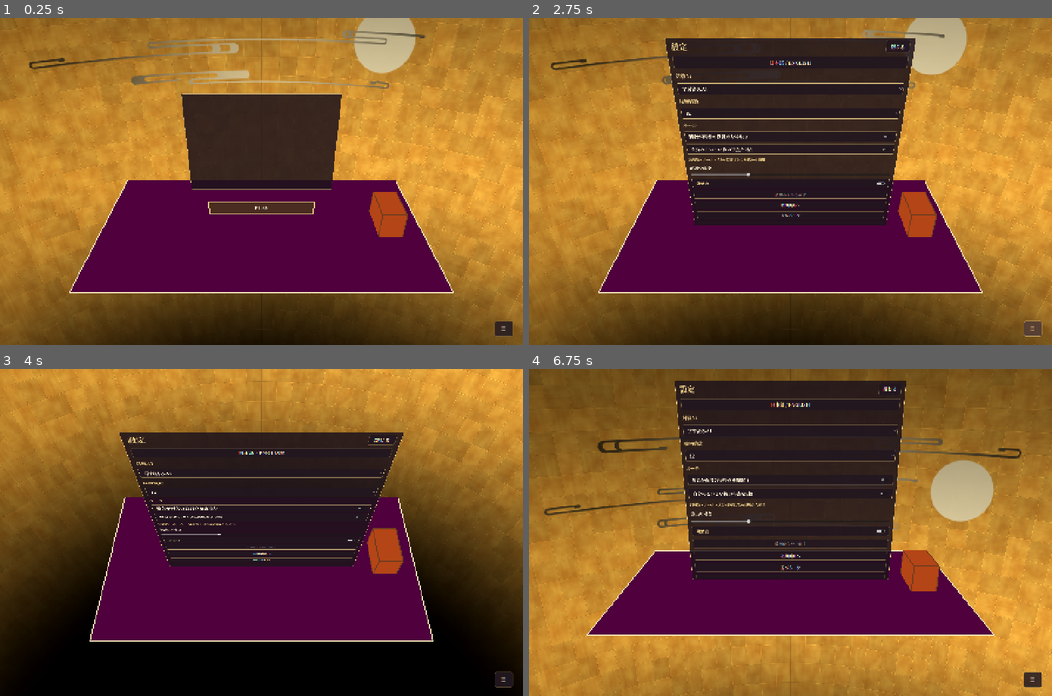
Above: before the commit, frames 1-4 (two rows, left to right).
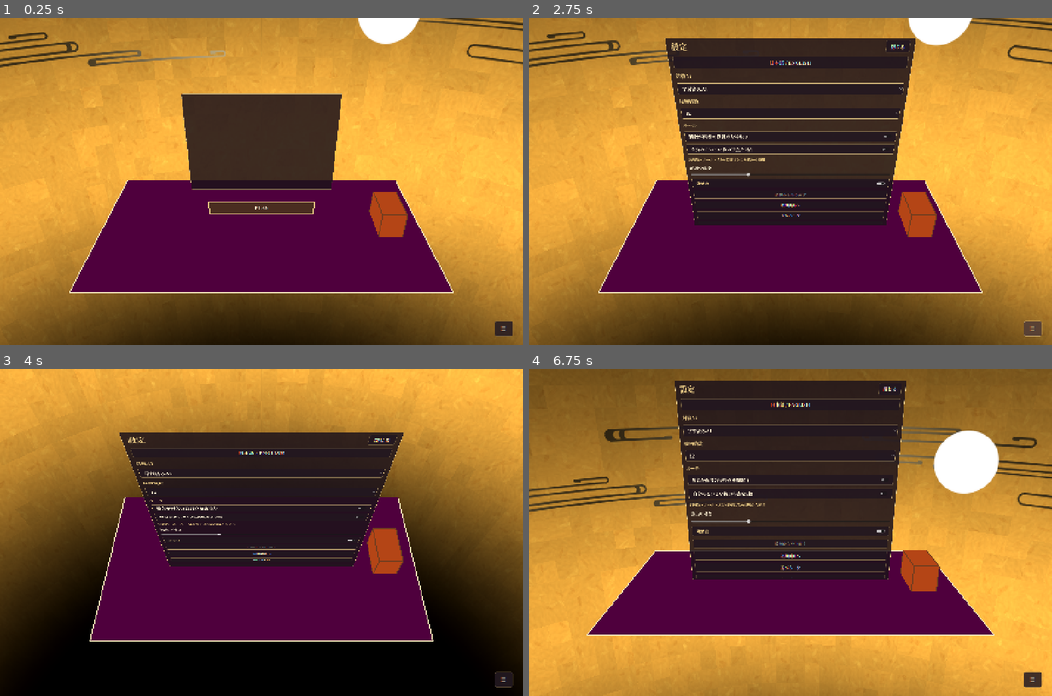
Above: after the commit, the same moments.

Repository: sheetau/koikoi
Game: Godot game, scene res://main.tscn
Two runs of this game, one before a commit and one after it. Both use one fixed random seed, a clock stepped at 60 frames per second and the inputs below. Sound files missing from this copy of the repository are replaced by a short silence.
Inputs (mouse positions are in pixels of both pictures, inside the frame that each line leads up to):
- Up to frame 1 (0.25 s): no input
- Up to frame 2 (2.75 s): click "☰" at 0.5 s; click "☰" at 1.25 s; click "☰" at 2 s
- Up to frame 3 (4 s): tap Enter at 2.75 s; move the mouse to (376, 516) at 2.77 s; click (376, 516) at 2.92 s; drag from (156, 548) to (235, 597) at 3.52 s
- Up to frame 4 (6.75 s): tap Space at 4.25 s; move the mouse to (842, 460) at 4.27 s; click (842, 460) at 4.42 s; tap Enter at 5 s; drag from (764, 597) to (633, 483) at 5.02 s; move the mouse to (947, 581) at 5.77 s; click (947, 581) at 5.92 s; drag from (633, 483) to (712, 450) at 6.52 s

The runs differ from the first frame. In frame 1, 42% of the frame differs, in the area x 0-100%, y 0-100%; in frame 2, 33%; in frame 3, 16%; in frame 4, 34%.

Commit message:
Disperse animated clouds and refine gold sky with a shorter stock pause

Diff:
--- a/game/gold_sky.gdshader
+++ b/game/gold_sky.gdshader
@@ -3,56 +3,76 @@
 uniform sampler2D cloud_mask : repeat_enable, filter_linear;
 uniform float animation_time = -1.0;
 float hash(vec2 p) { return fract(sin(dot(p,vec2(127.1,311.7)))*43758.5453); }
+float crease(float distance, float along, vec2 key) {
+ key.x=mod(key.x,144.0);
+ float strength=smoothstep(0.3,0.9,hash(key));
+ strength*=mix(0.15+hash(key+8.0)*0.85,0.15+hash(key+19.0)*0.85,smoothstep(0.0,1.0,along));
+ float direction=hash(key+41.0)>0.5 ? 1.0 : -1.0;
+ return strength*(exp(-abs(distance-direction*0.012)*140.0)*0.07-exp(-abs(distance)*170.0)*0.05);
+}
+float brush(vec2 point, vec2 key, float roughness) {
+ float result=0.0;
+ for(int i=0;i<5;i++) {
+  vec2 seed=key+float(i)*13.0;
+  vec2 center=vec2(hash(seed+2.0),hash(seed+5.0))-0.5;
+  float angle=(hash(seed+9.0)-0.5)*2.4;
+  mat2 rotation=mat2(vec2(cos(angle),sin(angle)),vec2(-sin(angle),cos(angle)));
+  vec2 q=rotation*(point-center);
+  vec2 size=vec2(0.16+hash(seed+15.0)*0.22,0.055+hash(seed+21.0)*0.08);
+  float edge=length(q/size)+(roughness-0.5)*0.55;
+  float coverage=1.0-smoothstep(0.7,1.05,edge);
+  float bristles=0.8+0.2*sin(q.y*310.0+roughness*4.0);
+  result+=coverage*bristles*(hash(seed+31.0)-0.5);
+ }
+ return result;
+}
 void sky() {
-	vec2 uv=SKY_COORDS;
-	float seconds=animation_time<0.0 ? TIME : animation_time;
-	vec2 tile=uv*vec2(144.0,72.0);
-	vec2 cell=floor(tile), f=fract(tile);
-	vec2 grain_uv=uv*vec2(4.0,2.0);
-	float height=texture(foil,grain_uv).r;
-	float dx=texture(foil,grain_uv+vec2(0.001,0.0)).r-height;
-	float dy=texture(foil,grain_uv+vec2(0.0,0.001)).r-height;
-	float fine=texture(foil,grain_uv*3.0).r;
-	float brush_a=texture(foil,uv*vec2(2.0,18.0)+vec2(0.13,0.31)).r;
-	float brush_b=texture(foil,uv*vec2(20.0,1.0)+vec2(0.43,0.17)).r;
-	float brush=mix(brush_a,brush_b,hash(cell+31.0));
-	vec3 n=-normalize(EYEDIR);
-	vec3 tangent=normalize(cross(vec3(0.0,1.0,0.0),n)+vec3(0.00001,0.0,0.0));
-	vec3 bitangent=cross(n,tangent);
-	vec2 fold=(vec2(hash(cell),hash(cell+17.0))-0.5)*0.045;
-	vec3 normal=normalize(n+tangent*(dx*0.35+fold.x)+bitangent*(dy*0.35+fold.y));
-	vec3 reflected=reflect(normalize(EYEDIR),normal);
-	// Broad soft-box reflections in wrinkled metal; normals, seams and
-	// roughness stay fixed to the sphere when the camera is moved.
-	float broad=pow(max(0.0,dot(reflected,normalize(vec3(-0.35,0.45,0.82)))),3.0);
-	float second=pow(max(0.0,dot(reflected,normalize(vec3(0.8,-0.1,-0.6)))),5.0);
-	float rough=0.55+0.45*fine;
-	// Warm broad pigment variation and directional brush grain, without
-	// the dark high-frequency mottling of the earlier foil.
-	float pigment=clamp(0.25+height*0.60+brush*0.15,0.0,1.0);
-	vec3 gold=mix(vec3(0.66,0.36,0.075),vec3(0.86,0.65,0.24),pigment);
-	gold*=0.91+hash(cell)*0.13+(brush-0.5)*0.10;
-	gold+=vec3(0.18,0.14,0.065)*(broad+second*0.42)*rough;
-	vec2 edge=min(f,1.0-f);
-	float seam=exp(-min(edge.x,edge.y)*220.0);
-	float rim=exp(-min(abs(f.x-0.018),abs(f.y-0.018))*180.0);
-	gold=gold*(1.0-seam*0.17)+vec3(0.15,0.12,0.055)*rim*(0.5+broad);
-	vec2 sun=vec2(fract(uv.x-seconds*0.003-0.045+0.5)-0.5,uv.y-0.57);
-	sun.x*=2.0;
-	float disc=1.0-smoothstep(0.021,0.022,length(sun));
-	gold=mix(gold,vec3(0.98,0.92,0.73),disc*0.94);
-	float cloud_u=fract(uv.x-seconds*0.0013);
-	float cloud_y=(uv.y-0.42)/0.25;
-	float cloud=texture(cloud_mask,vec2(cloud_u,clamp(cloud_y,0.0,1.0))).a;
-	cloud*=step(0.0,cloud_y)*step(cloud_y,1.0);
-	// One broad light/dark cycle per sixth of the panorama: five times
-	// the previous gradient wavelength, independent of each U's width.
-	float tone=0.5+0.5*cos(cloud_u*6.0*6.2831853);
-	gold=mix(gold,mix(vec3(0.16,0.14,0.10),vec3(0.94,0.87,0.68),tone),cloud*0.86);
-	// Fixed world latitudes, with a restrained upper shade and deep lower
-	// falloff. Pole patterns disappear without a camera-following vignette.
-	float upper=mix(0.48,1.0,smoothstep(0.46,0.66,uv.y));
-	float lower=1.0-smoothstep(0.66,0.84,uv.y);
-	float pole=smoothstep(0.025,0.14,uv.y);
-	COLOR=mix(vec3(0.025,0.017,0.009),gold,upper*lower*pole);
+ vec2 uv=SKY_COORDS;
+ float seconds=animation_time<0.0 ? TIME : animation_time;
+ vec2 tile=uv*vec2(144.0,72.0), cell=floor(tile), f=fract(tile);
+ // Every foil face has its own rotated, translated brush patch. Short
+ // irregular dabs replace long directional lines and global shared noise.
+ float angle=hash(cell+3.0)*6.2831853;
+ mat2 rotation=mat2(vec2(cos(angle),sin(angle)),vec2(-sin(angle),cos(angle)));
+ vec2 local=rotation*(f-0.5);
+ vec2 offset=vec2(hash(cell+7.0),hash(cell+23.0));
+ vec2 patch_uv=local*vec2(0.12,0.08)+offset;
+ float paint=texture(foil,patch_uv).r;
+ float dabs=texture(foil,local*vec2(0.27,0.19)+offset+0.37).r;
+ float pigment=0.5+(paint-0.5)*0.24+brush(local,cell,dabs)*0.65;
+ float grain=texture(foil,local*1.7+offset).r-0.5;
+ float dx=texture(foil,patch_uv+vec2(0.001,0.0)).r-paint;
+ float dy=texture(foil,patch_uv+vec2(0.0,0.001)).r-paint;
+ vec3 n=-normalize(EYEDIR);
+ vec3 tangent=normalize(cross(vec3(0.0,1.0,0.0),n)+vec3(0.00001,0.0,0.0));
+ vec3 bitangent=cross(n,tangent);
+ vec2 fold=(vec2(hash(cell),hash(cell+17.0))-0.5)*0.035;
+ vec3 normal=normalize(n+tangent*(dx*0.5+fold.x)+bitangent*(dy*0.5+fold.y));
+ vec3 reflected=reflect(normalize(EYEDIR),normal);
+ float broad=pow(max(0.0,dot(reflected,normalize(vec3(-0.35,0.45,0.82)))),3.0);
+ float second=pow(max(0.0,dot(reflected,normalize(vec3(0.8,-0.1,-0.6)))),5.0);
+ vec3 gold=mix(vec3(0.68,0.39,0.10),vec3(0.88,0.67,0.26),0.25+pigment*0.65);
+ gold*=0.94+hash(cell+59.0)*0.10+grain*0.018;
+ gold+=vec3(1.0,0.76,0.34)*(dx-dy)*0.5;
+ gold+=vec3(0.13,0.10,0.04)*(broad+second*0.42);
+ float edge_x=f.x<0.5 ? f.x : f.x-1.0;
+ float edge_y=f.y<0.5 ? f.y : f.y-1.0;
+ gold+=vec3(1.0,0.76,0.34)*(crease(edge_x,f.y,cell+vec2(f.x<0.5 ? 0.0 : 1.0,0.0))+crease(edge_y,f.x,cell.yx+vec2(f.y<0.5 ? 0.0 : 1.0,43.0)));
+ float central=exp(-pow((uv.y-0.635)/0.13,2.0));
+ gold+=vec3(0.15,0.12,0.045)*central;
+ float cloud_u=fract(uv.x-seconds*0.0013);
+ float cloud_y=(uv.y-0.42)/0.25;
+ float cloud=texture(cloud_mask,vec2(cloud_u,clamp(cloud_y,0.0,1.0))).a;
+ cloud*=step(0.0,cloud_y)*step(cloud_y,1.0);
+ float tone=0.5+0.5*cos(cloud_u*6.0*6.2831853);
+ gold=mix(gold,mix(vec3(0.16,0.14,0.10),vec3(0.94,0.87,0.68),tone),cloud*0.86);
+ float upper=mix(0.48,1.0,smoothstep(0.46,0.66,uv.y));
+ float lower=1.0-smoothstep(0.66,0.84,uv.y);
+ float pole=smoothstep(0.025,0.14,uv.y);
+ vec3 background=mix(vec3(0.025,0.017,0.009),gold,upper*lower*pole);
+ vec2 sun=vec2(fract(uv.x-seconds*0.003-0.045+0.5)-0.5,uv.y-0.55);
+ sun.x*=2.0;
+ float disc=1.0-smoothstep(0.021,0.022,length(sun));
+ // White sunlight is independent of the golden surface's shadow/tint.
+ COLOR=mix(background,vec3(1.0),disc);
 }
--- a/game/sky_clouds.gd
+++ b/game/sky_clouds.gd
@@ -1,16 +1,19 @@
 extends Node2D
-## User-drawn cloud centerlines: circular turns, swept U bands and rigid Y.
+## Circular cloud turns joined by independently extensible horizontal spans.
 const WIDTH := 4096.0
 const STROKE := 10.0
 const CLOUD_SCALE := 0.25
+const SLOT := WIDTH/4
 var shapes: Array = JSON.parse_string(FileAccess.get_file_as_string("res://assets/sky/cloud_shapes.json"))
 var clouds: Array = []
 var clock := 0.0
 var accumulator := 0.0
 var rng := RandomNumberGenerator.new()
 func _ready() -> void:
-	rng.seed = 60239 # Presentation randomness is independent of game state.
-	for index in range(6):
+	rng.seed = 60239
+	# Four separated slots in each of three lanes. Staggering the lanes
+	# covers the full panorama without ever stacking more than three clouds.
+	for index in range(12):
 		var shape: Dictionary = shapes[index%shapes.size()].duplicate(true)
 		var anchors: Array[float] = []
 		for arc in shape.arcs: anchors.append(arc[0])
@@ -21,44 +24,80 @@
 			if clusters.is_empty() or x-clusters[-1].high>160:
 				clusters.append({"low":x,"high":x})
 			else: clusters[-1].high = x
+		var fixed := 0.0
+		var minimum := 0.0
+		var weights: Array[float] = []
 		for i in range(clusters.size()):
-			var group: Dictionary = clusters[i]
-			var margin := 140.0
-			if i>0: margin = minf(margin,(group.low-clusters[i-1].high)*0.20)
-			if i+1<clusters.size(): margin = minf(margin,(clusters[i+1].low-group.high)*0.20)
-			group.track = track(margin)
+			fixed += clusters[i].high-clusters[i].low
+			if i>0:
+				var gap: float = clusters[i].low-clusters[i-1].high
+				clusters[i].minimum = maxf(130,gap*0.9)
+				minimum += clusters[i].minimum
+				weights.append(gap*rng.randf_range(0.7,1.3))
+		var extra := (SLOT-100)/CLOUD_SCALE-70-fixed-minimum
+		var weight_sum: float = weights.reduce(func(a,b):return a+b,0.0)
+		for i in range(1,clusters.size()):
+			clusters[i].track = track(clusters[i].minimum,clusters[i].minimum+extra*weights[i-1]/weight_sum)
 		var bands: Array = []
 		for band in shape.bands:
-			# Original bands sit on the inside of their parent turn. Keep their
-			# entire swept interval in that corridor, including the stroke.
-			bands.append({"drift":track(1.0),"width":track(1.0)})
-		var scale_factor: float = CLOUD_SCALE
-		clouds.append({"shape":shape,"clusters":clusters,"bands":bands,"scale":scale_factor,
-			"origin":Vector2((index%2)*2048-300+rng.randf_range(-100,100),235+(index/2)*60),"drift":track(70.0)})
+			var parent: float = band[0] if band[4]<0 else band[1]
+			var reference: float = parent
+			var distance := INF
+			for arc in shape.arcs:
+				if arc[3]!=band[4] or absf(minf(arc[1],arc[2])-band[2])>0.05: continue
+				var d: float = absf(arc[0]-reference)
+				if d<distance:
+					distance = d
+					parent = arc[0]
+			bands.append({"parent":parent,"attached":distance<0.05,"drift":track(0,1),"width":track(0,1)})
+		clouds.append({"shape":shape,"clusters":clusters,"bands":bands,"scale":CLOUD_SCALE,
+			"origin":Vector2((index%4)*SLOT+(index/4)*SLOT/3,220+(index/4)*40),
+			"mirror":-1.0 if index%2 else 1.0,"drift":track(-12,12,100,170)})
 	queue_redraw()
-func track(amplitude: float) -> Dictionary:
-	return {"amplitude":amplitude,"f1":rng.randf_range(0.07,0.16),"f2":rng.randf_range(0.17,0.29),"p1":rng.randf()*TAU,"p2":rng.randf()*TAU}
+func track(low: float, high: float, shortest: float = 40, longest: float = 105) -> Dictionary:
+	# A track keeps its direction until reaching a corridor boundary. Each
+	# traversal lasts tens of seconds and eases to zero speed at the boundary.
+	return {"low":low,"high":high,"duration":rng.randf_range(shortest,longest),"phase":rng.randf_range(0,2)}
 func value(t: Dictionary, seconds: float) -> float:
-	return t.amplitude*(0.65*sin(seconds*t.f1+t.p1)+0.35*sin(seconds*t.f2+t.p2))
+	var phase := fposmod(seconds/t.duration+t.phase,2.0)
+	var progress := phase if phase<1.0 else 2.0-phase
+	return lerpf(t.low,t.high,0.5-0.5*cos(PI*progress))
+func offsets(cloud: Dictionary, seconds: float) -> PackedFloat32Array:
+	if cloud.get("offset_time",-1.0)==seconds: return cloud.offsets
+	var result := PackedFloat32Array([0.0])
+	for i in range(1,cloud.clusters.size()):
+		var before: Dictionary = cloud.clusters[i-1]
+		result.append(result[-1]+before.high-before.low+value(cloud.clusters[i].track,seconds))
+	var total: float = result[-1]+cloud.clusters[-1].high-cloud.clusters[-1].low
+	for i in range(result.size()): result[i] -= total/2
+	cloud.offset_time = seconds
+	cloud.offsets = result
+	return result
 func anchor(cloud: Dictionary, x: float, seconds: float) -> float:
-	var nearest: Dictionary = cloud.clusters[0]
+	var selected := 0
 	var distance := INF
-	for group in cloud.clusters:
+	for i in range(cloud.clusters.size()):
+		var group: Dictionary = cloud.clusters[i]
 		var gap := absf(x-clampf(x,group.low,group.high))
 		if gap<distance:
 			distance = gap
-			nearest = group
-	return x+value(nearest.track,seconds)
+			selected = i
+	return offsets(cloud,seconds)[selected]+x-cloud.clusters[selected].low
+func bounds(cloud: Dictionary, seconds: float) -> Vector2:
+	var positions := offsets(cloud,seconds)
+	var radius := 38.0 # Covers every circular turn plus the round stroke cap.
+	var half_width: float = (-positions[0]+radius)*cloud.scale
+	var center: float = cloud.origin.x+value(cloud.drift,seconds)
+	return Vector2(center-half_width,center+half_width)
 func band_interval(cloud: Dictionary, index: int, seconds: float) -> Vector2:
 	var band: Array = cloud.shape.bands[index]
 	var controls: Dictionary = cloud.bands[index]
-	var corridor: float = band[1]-band[0]
-	var phase: float = seconds*controls.width.f1+controls.width.p1+0.45*sin(seconds*controls.width.f2+controls.width.p2)
-	var width := corridor*(0.5+0.5*sin(phase))
-	var offset := (corridor-width)*(0.5+0.5*value(controls.drift,seconds))
-	var parent: float = band[0] if band[4]<0 else band[1]
-	var delta := anchor(cloud,parent,seconds)-parent
-	return Vector2(band[0]+offset+delta,band[0]+offset+width+delta)
+	var width: float = (band[1]-band[0])*value(controls.width,seconds)
+	var parent: float = anchor(cloud,controls.parent,seconds)
+	if controls.attached:
+		return Vector2(parent,parent+width) if band[4]<0 else Vector2(parent-width,parent)
+	var offset: float = (band[1]-band[0]-width)*value(controls.drift,seconds)
+	return Vector2(band[0]+offset,band[0]+offset+width)+Vector2.ONE*(parent-controls.parent)
 func semicircle(x: float, top: float, bottom: float, side: float) -> PackedVector2Array:
 	var points := PackedVector2Array()
 	var radius := (bottom-top)/2
@@ -71,8 +110,8 @@
 		var shape: Dictionary = cloud.shape
 		for wrap in [-WIDTH,0.0,WIDTH]:
 			var origin: Vector2 = cloud.origin+Vector2(wrap+value(cloud.drift,clock),0)
-			if origin.x>WIDTH+200 or origin.x+shape.size[0]*cloud.scale< -200: continue
-			draw_set_transform(origin,0,Vector2.ONE*cloud.scale)
+			if origin.x-SLOT/2>WIDTH or origin.x+SLOT/2<0: continue
+			draw_set_transform(origin,0,Vector2(cloud.mirror,1)*cloud.scale)
 			for line in shape.lines:
 				draw_line(Vector2(anchor(cloud,line[0],clock),line[2]),Vector2(anchor(cloud,line[1],clock),line[2]),Color.WHITE,STROKE,true)
 			for arc in shape.arcs:
--- a/game/table.gd
+++ b/game/table.gd
@@ -1303,7 +1303,7 @@
 		var matches: Array = view.field.filter(func(c):return int(c)/4==id/4)
 		var manual_choice: bool = int(event.player)==0 and matches.size()==2 and not equivalent_targets(matches)
 		if not manual_choice:
-			await wait_minimum(0.65,0.65)
+			await wait_minimum(0.325,0.325)
 	elif kind in ["capture", "place"]:
 		var card = known[int(event.card)]
 		if kind == "place":
--- a/game/tests/choice_check.gd
+++ b/game/tests/choice_check.gd
@@ -74,6 +74,6 @@
 		await table.animate_event({"kind":"draw","card":item[0],"player":item[2],"view":view})
 		timings.append(Time.get_ticks_msec()-began)
 		physics_frame.disconnect(watch)
-		check(timings[-1]>=650 and not moved[0],"Automatic draw skipped its stationary reveal beat")
+		check(timings[-1]>=325 and timings[-1]<550 and not moved[0],"Automatic draw skipped its stationary reveal beat")
 	print("GAME_CHOICE_CHECK failures=%d manual_ms=%d automatic_ms=%s"%[failures.size(),manual_ms,timings])
 	quit(0 if failures.is_empty() else 1)
--- a/game/tests/sky_check.gd
+++ b/game/tests/sky_check.gd
@@ -21,29 +21,52 @@
 	table.background_material.set_shader_parameter("animation_time",0.0)
 	check(clouds.shapes.size()==5,"User cloud variants were lost")
 	check(clouds.clouds.all(func(c):return is_equal_approx(c.scale,0.25)),"Cloud variants have unequal or oversized global scales")
+	check(clouds.clouds.size()==12,"Cloud panorama lacks dispersed variants")
+	var coverage_samples := 0
+	for seconds in range(0,601,5):
+		for x in range(0,4096,32):
+			var count := 0
+			for cloud in clouds.clouds:
+				var extent: Vector2 = clouds.bounds(cloud,seconds)
+				for wrap in [-4096,0,4096]:
+					if x>=extent.x+wrap and x<=extent.y+wrap: count += 1
+			check(count>0,"Panorama has an empty cloud longitude")
+			check(count<=3,"More than three clouds overlap vertically")
+			coverage_samples += 1
 	var samples := 0
 	for cloud in clouds.clouds:
 		var min_widths: Array = cloud.shape.bands.map(func(b):return INF)
 		var max_widths: Array = cloud.shape.bands.map(func(b):return 0.0)
 		var displacement_range := 0.0
+		var min_gaps: Array = cloud.clusters.map(func(c):return INF)
+		var max_gaps: Array = cloud.clusters.map(func(c):return -INF)
 		for seconds in range(0,601,2):
 			for i in range(1,cloud.clusters.size()):
 				var a: Dictionary = cloud.clusters[i-1]
 				var b: Dictionary = cloud.clusters[i]
 				var gap: float = clouds.anchor(cloud,b.low,seconds)-clouds.anchor(cloud,a.high,seconds)
 				check(gap>70.0,"Independent cloud turns approached within their circular clearance")
-				var da: float = clouds.anchor(cloud,a.low,seconds)-a.low
-				var db: float = clouds.anchor(cloud,b.low,seconds)-b.low
-				displacement_range = maxf(displacement_range,absf(da-db))
+				min_gaps[i] = minf(min_gaps[i],gap)
+				max_gaps[i] = maxf(max_gaps[i],gap)
+				displacement_range = maxf(displacement_range,max_gaps[i]-min_gaps[i])
+				var previous: float = clouds.value(b.track,seconds-1)
+				var current: float = clouds.value(b.track,seconds)
+				var next: float = clouds.value(b.track,seconds+1)
+				if (current-previous)*(next-current)<0:
+					check(minf(absf(current-b.track.low),absf(current-b.track.high))<(b.track.high-b.track.low)*0.002,"Cloud span reverses before its clearance boundary")
 			for i in range(cloud.shape.bands.size()):
 				var band: Array = cloud.shape.bands[i]
 				var interval: Vector2 = clouds.band_interval(cloud,i,seconds)
 				var width := interval.y-interval.x
+				var controls: Dictionary = cloud.bands[i]
+				if controls.attached:
+					var edge := interval.x if band[4]<0 else interval.y
+					check(absf(edge-clouds.anchor(cloud,controls.parent,seconds))<0.01,"First inner U detached from its parent")
 				check(width>=-0.001 and width<=band[1]-band[0]+0.001,"Swept U escaped its collision-safe corridor")
 				min_widths[i] = minf(min_widths[i],width)
 				max_widths[i] = maxf(max_widths[i],width)
 				samples += 1
-		check(displacement_range>10.0,"Cloud moves only as one rigid shape")
+		check(displacement_range>150.0,"Cloud moves only as one rigid shape")
 		for i in range(min_widths.size()):
 			var width: float = cloud.shape.bands[i][1]-cloud.shape.bands[i][0]
 			check(min_widths[i]<width*0.12 and max_widths[i]>width*0.85,"Double U does not broaden and collapse")
@@ -80,7 +103,41 @@
 	error /= rays.size()*3
 	check(error<0.04,"Background shade follows the camera")
 	table.camera.transform = saved
+	# Compare actual sky pixels with/without the cloud mask at each bearing.
+	# This also catches clouds that exist in the atlas but lie above the view.
+	var empty_image := Image.create(1,1,false,Image.FORMAT_RGBA8)
+	empty_image.fill(Color.TRANSPARENT)
+	var empty_texture := ImageTexture.create_from_image(empty_image)
+	var mask: Texture2D = table.sky_background.cloud_viewport.get_texture()
+	var min_visible := 100000
+	for seconds in [0.0,90.0]:
+		clouds.clock = seconds
+		clouds.queue_redraw()
+		for bearing in range(12):
+			table.camera.transform = saved
+			table.camera.rotate_y(bearing*TAU/12)
+			table.background_material.set_shader_parameter("cloud_mask",empty_texture)
+			var plain := await frame()
+			table.background_material.set_shader_parameter("cloud_mask",mask)
+			var drawn := await frame()
+			var visible_pixels := 0
+			for y in range(0,drawn.get_height()/2,4):
+				for x in range(0,drawn.get_width(),4):
+					var a := plain.get_pixel(x,y)
+					var b := drawn.get_pixel(x,y)
+					if absf(a.r-b.r)+absf(a.g-b.g)+absf(a.b-b.b)>0.08: visible_pixels += 1
+			min_visible = mini(min_visible,visible_pixels)
+	check(min_visible>20,"Clouds disappeared from the normal camera at a panorama bearing")
+	# The sun remains neutral white even inside the upper gold shadow.
+	var latitude := 0.55*PI
+	var longitude := 0.045*TAU
+	var sun_direction := Vector3(sin(longitude)*sin(latitude),cos(latitude),-cos(longitude)*sin(latitude))
+	table.camera.look_at(table.camera.position+sun_direction)
+	var sun_frame := await frame()
+	var sun_color := sun_frame.get_pixel(sun_frame.get_width()/2,sun_frame.get_height()/2)
+	check(minf(sun_color.r,minf(sun_color.g,sun_color.b))>0.98,"Sun is tinted or darkened by the gold background")
+	table.camera.transform = saved
 	table.visible = true
 	await table.screenshot("sky_final")
-	print("GAME_SKY_CHECK failures=%d motion_samples=%d world_ray_error=%.5f"%[failures.size(),samples,error])
+	print("GAME_SKY_CHECK failures=%d motion_samples=%d coverage_samples=%d min_visible_cloud_samples=%d world_ray_error=%.5f"%[failures.size(),samples,coverage_samples,min_visible,error])
 	quit(0 if failures.is_empty() else 1)
Not shown, changed: docs/DASHBOARD.md
Not shown, changed: docs/GAME.md
